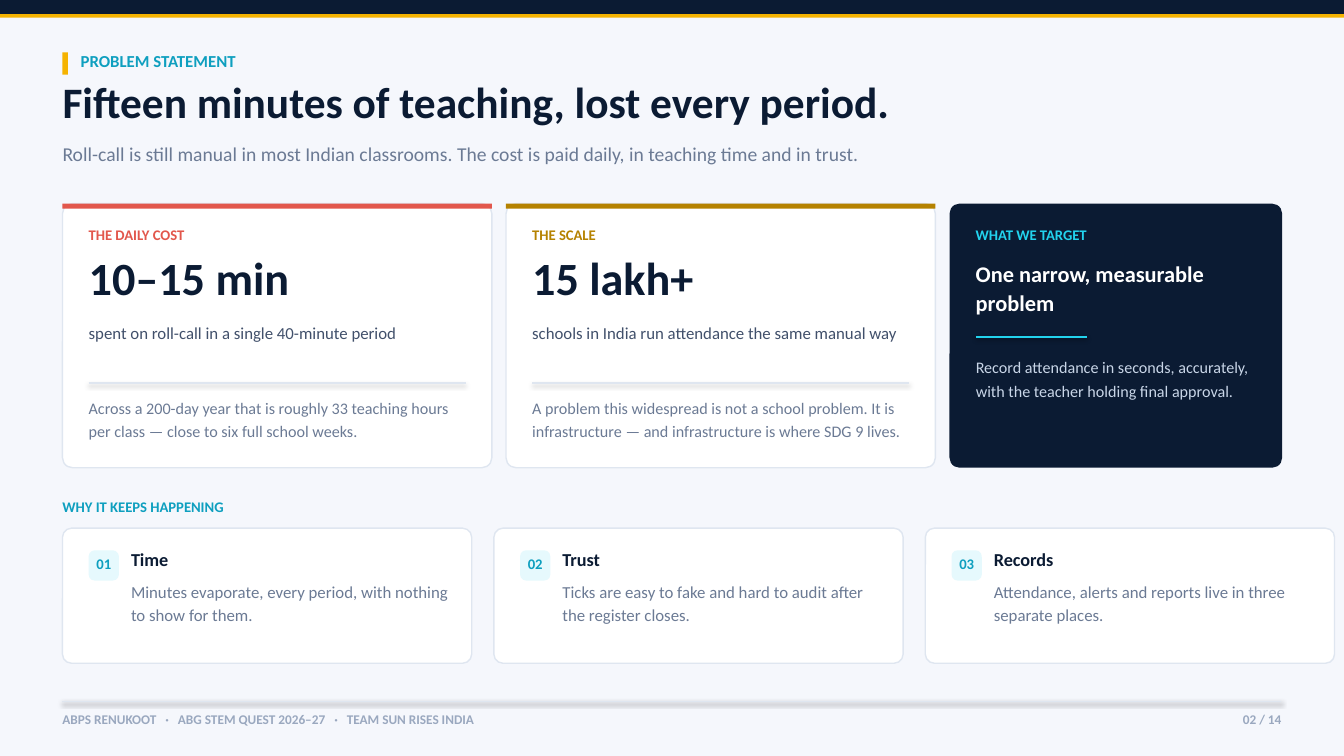
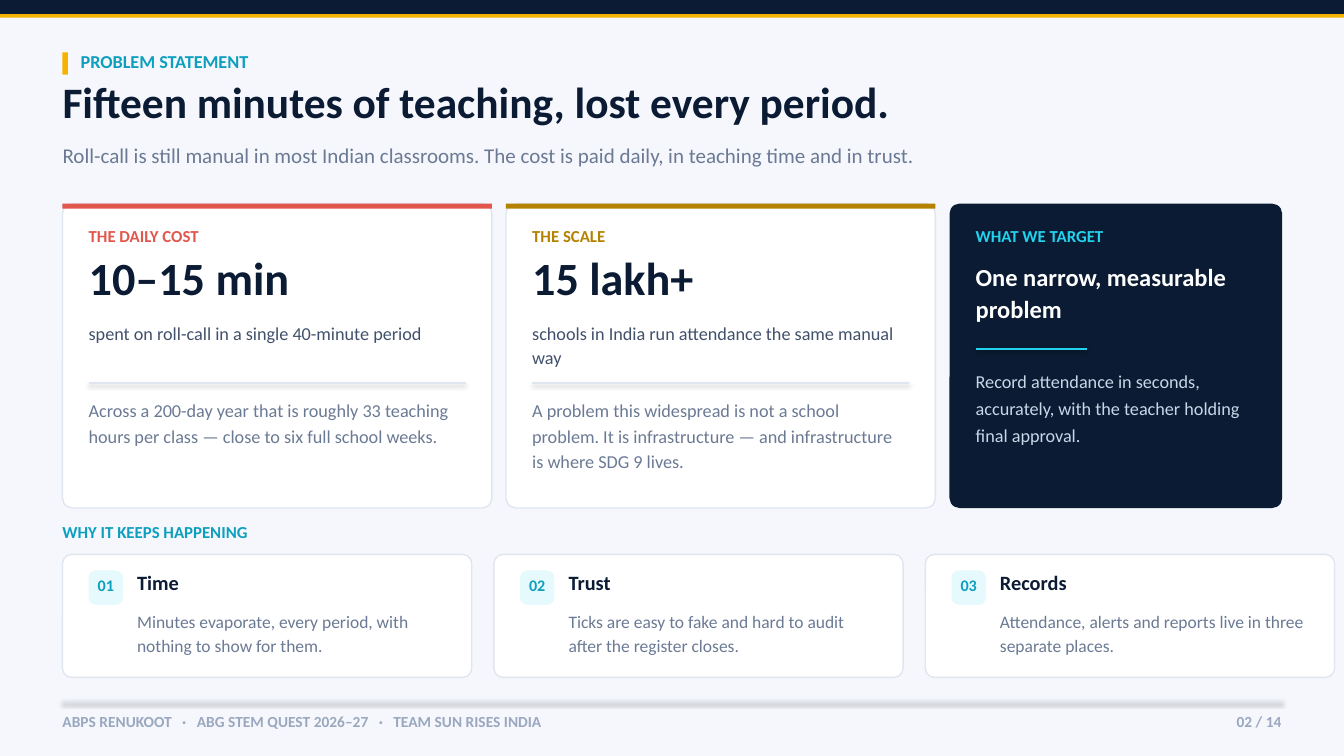
Before and after one commit to durgeshriyaconstruction-sketch/astro-smart-attendance, a slide deck: slide 2 of Astro_Smart_Attendance_Team_Sun_Rises_India.pptx. Drawn at 1344x756 pixels with LibreOffice and Linux fonts; fonts in the diff are those of the drawing. Boxes give left, top, right and bottom in pixels: in the first picture for what was removed or moved away, otherwise in the second. Text is boxed around its words. In the diff, an @@ line names an element or a change of style, - is before the commit and + after.

```diff
--- a/Astro_Smart_Attendance_Team_Sun_Rises_India.pptx
+++ b/Astro_Smart_Attendance_Team_Sun_Rises_India.pptx
@@ text "Roll-call is still manual in ..." at box(63, 148, 913, 167): size 14 to 15 pt @@
@@ rounded rectangle: place and size @@
-rounded rectangle at box(63, 204, 492, 468)
+rounded rectangle at box(63, 204, 492, 508)
@@ rounded rectangle: place and size @@
-rounded rectangle at box(506, 204, 936, 468)
+rounded rectangle at box(506, 204, 936, 508)
@@ rounded rectangle: place and size @@
-rounded rectangle at box(950, 204, 1282, 468)
+rounded rectangle at box(950, 204, 1282, 508)
@@ text "One narrow, measurable problem" at box(976, 268, 1226, 322): size 16 to 17.5 pt @@
@@ size 12 to 13 pt in 3 elements at box(81, 56, 248, 68), box(89, 327, 421, 343), box(532, 327, 893, 367) @@
@@ line moved from (976, 337) - (1087, 337) to (976, 349) - (1087, 349) @@
@@ size 11.5 to 13 pt in 3 elements at box(532, 404, 892, 468), box(89, 404, 448, 446), box(976, 375, 1239, 445) @@
@@ text "Record attendance in seconds, accurately, ...": place and size @@
-text "Record attendance in seconds, accurately, ..." at box(976, 362, 1248, 400)
+text "Record attendance in seconds, accurately, ..." at box(976, 375, 1239, 445)
@@ size 10.5 to 12 pt in 4 elements at box(976, 231, 1104, 242), box(89, 231, 198, 242), box(532, 231, 605, 242), box(62, 527, 247, 538) @@
@@ text "WHY IT KEEPS HAPPENING": place and size @@
-text "WHY IT KEEPS HAPPENING" at box(62, 502, 223, 512)
+text "WHY IT KEEPS HAPPENING" at box(62, 527, 247, 538)
@@ rounded rectangle: place and size @@
-rounded rectangle at box(63, 528, 472, 663)
+rounded rectangle at box(63, 555, 472, 678)
@@ rounded rectangle: place and size @@
-rounded rectangle at box(494, 528, 903, 663)
+rounded rectangle at box(494, 555, 903, 678)
@@ rounded rectangle: place and size @@
-rounded rectangle at box(926, 528, 1335, 663)
+rounded rectangle at box(926, 555, 1335, 678)
@@ text "01": place and size @@
-text "01" at box(96, 559, 111, 569)
+text "01" at box(98, 580, 114, 591)
@@ rounded rectangle: place and size @@
-rounded rectangle at box(89, 551, 119, 581)
+rounded rectangle at box(89, 571, 123, 605)
@@ text "Time": place and size @@
-text "Time" at box(131, 553, 168, 566)
+text "Time" at box(137, 575, 179, 590)
@@ size 10.5 to 11.5 pt in 3 elements at box(961, 580, 977, 591), box(98, 580, 114, 591), box(529, 580, 545, 591) @@
@@ text "02": place and size @@
-text "02" at box(528, 559, 543, 569)
+text "02" at box(529, 580, 545, 591)
@@ proportions changed in 9 elements at box(63, 555, 472, 678), box(494, 555, 903, 678), box(926, 555, 1335, 678), box(63, 204, 492, 508), box(506, 204, 936, 508), box(950, 204, 1282, 508), box(952, 571, 986, 605), box(89, 571, 123, 605), box(520, 571, 555, 605) @@
@@ rounded rectangle: place and size @@
-rounded rectangle at box(520, 551, 551, 581)
+rounded rectangle at box(520, 571, 555, 605)
@@ text "Trust": place and size @@
-text "Trust" at box(562, 554, 600, 566)
+text "Trust" at box(569, 576, 611, 590)
@@ text "03": place and size @@
-text "03" at box(959, 559, 974, 569)
+text "03" at box(961, 580, 977, 591)
@@ rounded rectangle: place and size @@
-rounded rectangle at box(952, 551, 982, 581)
+rounded rectangle at box(952, 571, 986, 605)
@@ size 13 to 14.5 pt in 3 elements at box(569, 576, 611, 590), box(137, 575, 179, 590), box(1000, 575, 1067, 590) @@
@@ text "Records": place and size @@
-text "Records" at box(994, 553, 1054, 566)
+text "Records" at box(1000, 575, 1067, 590)
@@ text "Minutes evaporate, every period, with ...": place and size @@
-text "Minutes evaporate, every period, with ..." at box(131, 586, 448, 621)
+text "Minutes evaporate, every period, with ..." at box(137, 616, 409, 655)
@@ text "Ticks are easy to fake ...": place and size @@
-text "Ticks are easy to fake ..." at box(562, 586, 863, 624)
+text "Ticks are easy to fake ..." at box(569, 616, 845, 655)
@@ size 12 to 12.5 pt; line spacing 1.16 to 1.12 in 3 elements at box(137, 616, 409, 655), box(569, 616, 845, 655), box(1000, 616, 1303, 655) @@
@@ text "Attendance, alerts and reports live ...": place and size @@
-text "Attendance, alerts and reports live ..." at box(994, 586, 1285, 624)
+text "Attendance, alerts and reports live ..." at box(1000, 616, 1303, 655)
@@ text "ABPS RENUKOOT · ABG STEM ..." at box(62, 716, 541, 729): size 9.5 to 11 pt @@
@@ text "02 / 14" at box(1237, 717, 1282, 727): size 9.5 to 11 pt @@
```
Also in this commit, not shown: 13 other slides changed, 3 other files.
